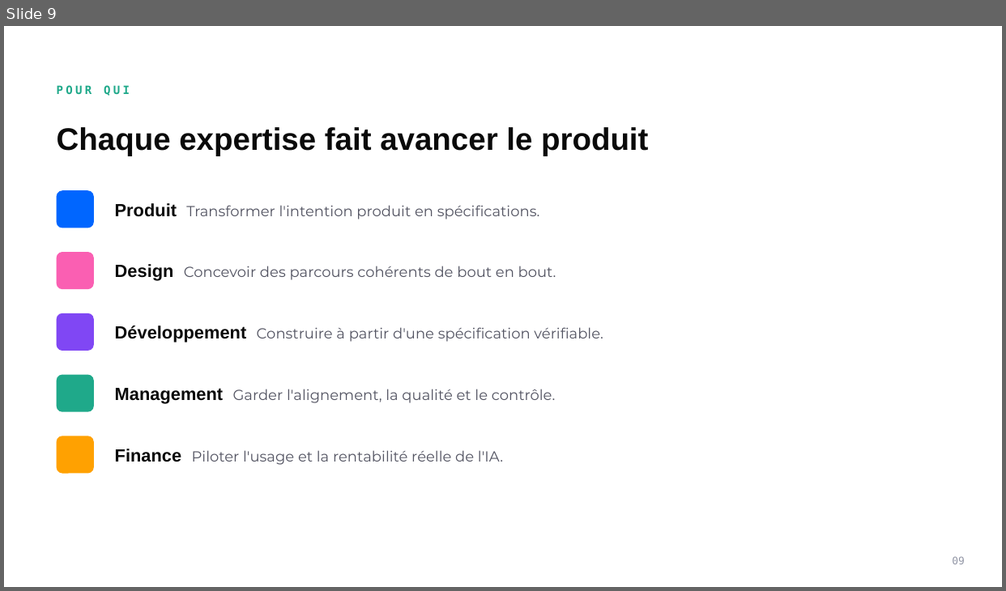
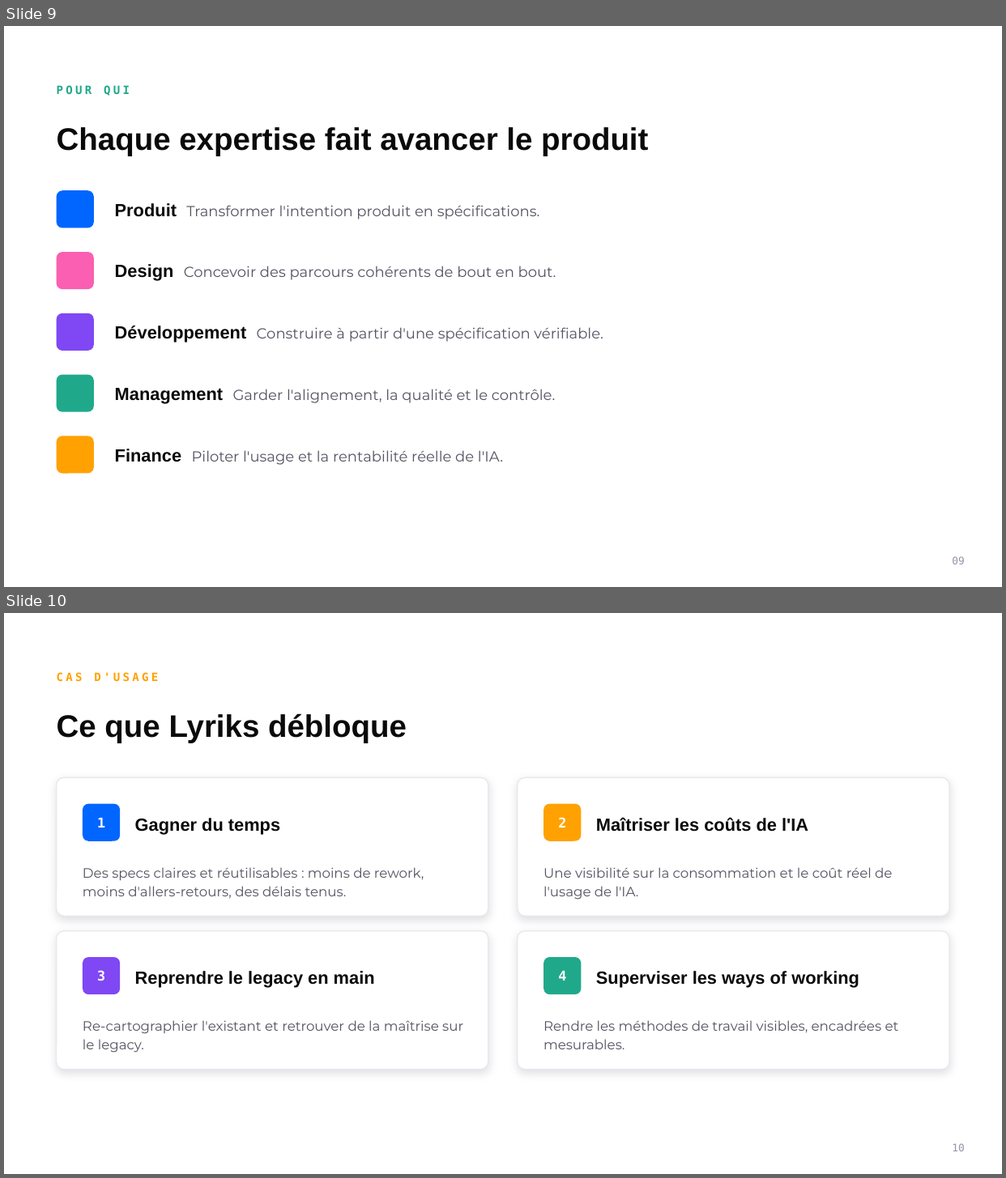
Before and after one commit to davidmabboux-jpg/lyriks-brand-hub, a slide deck: public/reference/lyriks-template.pptx. Shown one above the other, each under a label of ours: slide 9 before the commit, slides 9 and 10 after it. The pictures are 1006x591 and 1006x1178 pixels, drawn with LibreOffice and Linux fonts; fonts in the diff are those of the drawing. Boxes give left, top, right and bottom in pixels: in the first picture for what was removed or moved away, otherwise in the second. Text is boxed around its words. In the diff, an @@ line names an element or a change of style, - is before the commit and + after.

```diff
--- a/public/reference/lyriks-template.pptx
+++ b/public/reference/lyriks-template.pptx
@@ slide 10 added at box(4, 613, 1002, 1174), background #FFFFFF @@
@@ text added at box(57, 672, 158, 682), 11 pt, text #FFA101, bold @@
+CAS D'USAGE
@@ text added at box(57, 713, 407, 743), 30 pt, text #0A0A0A, bold @@
+Ce que Lyriks débloque
@@ rounded rectangle added at box(57, 777, 488, 916), fill #FFFFFF, outline #E8E8EE 1 pt @@
@@ rounded rectangle added at box(518, 777, 949, 916), fill #FFFFFF, outline #E8E8EE 1 pt @@
@@ rounded rectangle added at box(83, 804, 120, 841), fill #0066FF @@
@@ rounded rectangle added at box(543, 804, 582, 841), fill #FFA101 @@
@@ text added at box(97, 817, 105, 828), 13 pt, text #FFFFFF, bold @@
+1
@@ text added at box(135, 818, 280, 835), 17 pt, text #0A0A0A, bold @@
+Gagner du temps
@@ text added at box(558, 817, 566, 828), 13 pt, text #FFFFFF, bold @@
+2
@@ text added at box(596, 817, 808, 832), 17 pt, text #0A0A0A, bold @@
+Maîtriser les coûts de l'IA
@@ text added at box(83, 867, 424, 899), 13 pt, text #535462 @@
+Des specs claires et réutilisables : moins de rework, moins d'allers-retours, des délais tenus.
@@ text added at box(543, 867, 892, 900), 13 pt, text #535462 @@
+Une visibilité sur la consommation et le coût réel de l'usage de l'IA.
@@ rounded rectangle added at box(57, 931, 488, 1070), fill #FFFFFF, outline #E8E8EE 1 pt @@
@@ rounded rectangle added at box(518, 931, 949, 1070), fill #FFFFFF, outline #E8E8EE 1 pt @@
@@ rounded rectangle added at box(83, 957, 120, 995), fill #8047F4 @@
@@ text added at box(97, 970, 105, 981), 13 pt, text #FFFFFF, bold @@
+3
@@ text added at box(135, 971, 375, 988), 17 pt, text #0A0A0A, bold @@
+Reprendre le legacy en main
@@ rounded rectangle added at box(543, 957, 582, 995), fill #1FA98A @@
@@ text added at box(558, 971, 566, 981), 13 pt, text #FFFFFF, bold @@
+4
@@ text added at box(596, 971, 859, 988), 17 pt, text #0A0A0A, bold @@
+Superviser les ways of working
@@ text added at box(83, 1020, 463, 1053), 13 pt, text #535462 @@
+Re-cartographier l'existant et retrouver de la maîtrise sur le legacy.
@@ text added at box(543, 1020, 899, 1050), 13 pt, text #535462 @@
+Rendre les méthodes de travail visibles, encadrées et mesurables.
@@ text added at box(952, 1144, 964, 1152), 10 pt, text #9296A6 @@
+10
```
Also in this commit, not shown: 3 slides changed, 1 other file.
